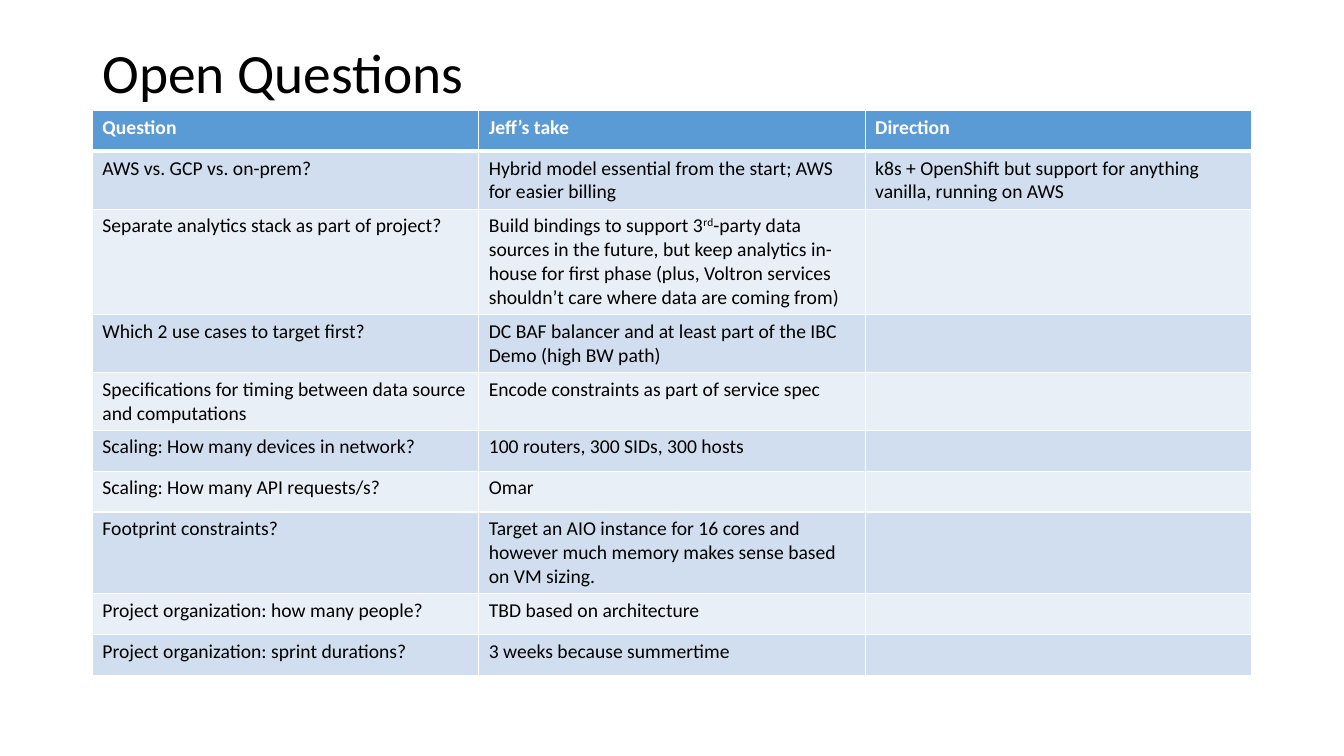
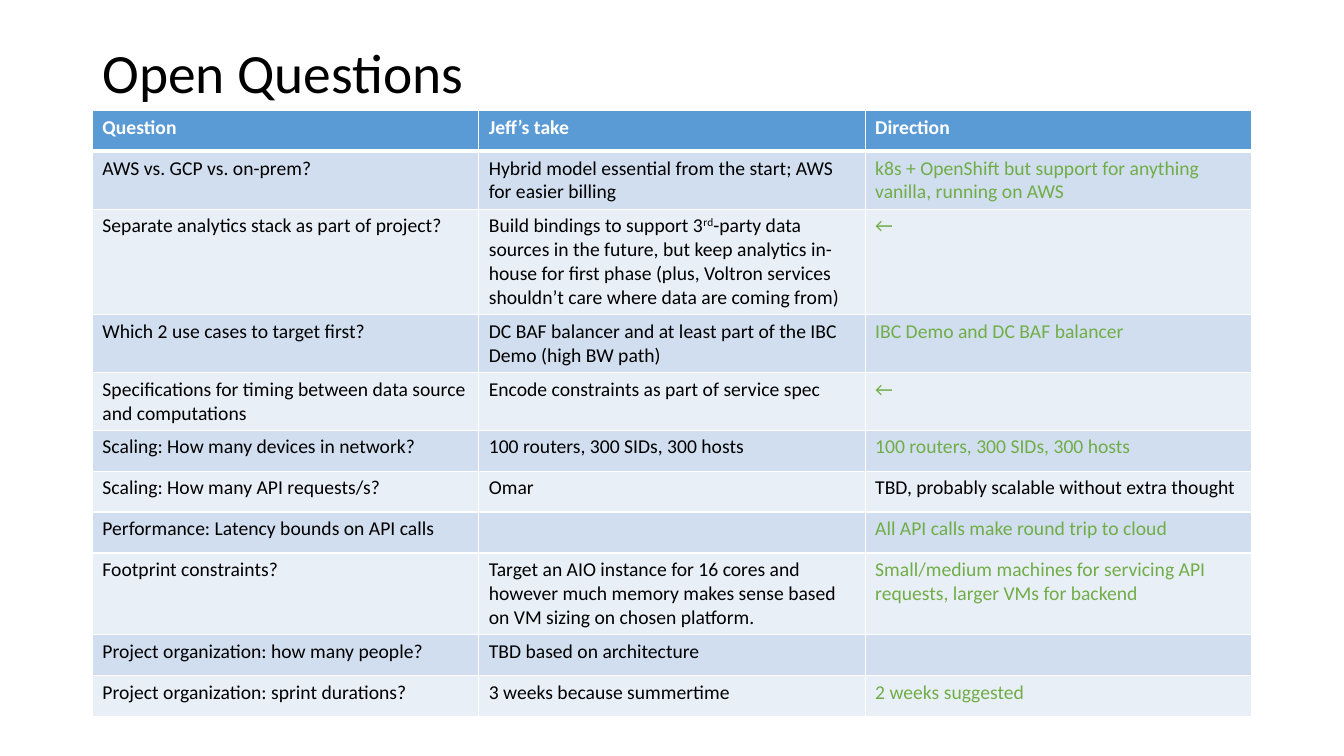
Before and after one commit to cisco-open/jalapeno, a slide deck: slide 3 of docs/planning-kickoff.pptx. Drawn at 1344x756 pixels with LibreOffice and Linux fonts; fonts in the diff are those of the drawing. Boxes give left, top, right and bottom in pixels: in the first picture for what was removed or moved away, otherwise in the second. Text is boxed around its words. In the diff, an @@ line names an element or a change of style, - is before the commit and + after.

Commit message:
With answers to open questions

```diff
--- a/docs/planning-kickoff.pptx
+++ b/docs/planning-kickoff.pptx
@@ table at <box>93,111,1251,713</box> @@
-row 3: Separate analytics stack as part of project? | Build bindings to support 3rd-party data sources in the future, but keep analytics in-house for first phase (plus, Voltron services shouldn’t care where data are coming from) | 
-row 4: Which 2 use cases to target first? | DC BAF balancer and at least part of the IBC Demo (high BW path) | 
-row 5: Specifications for timing between data source and computations | Encode constraints as part of service spec | 
-row 6: Scaling: How many devices in network? | 100 routers, 300 SIDs, 300 hosts | 
-row 7: Scaling: How many API requests/s? | Omar | 
-row 8: Footprint constraints? | Target an AIO instance for 16 cores and however much memory makes sense based on VM sizing. | 
+row 3: Separate analytics stack as part of project? | Build bindings to support 3rd-party data sources in the future, but keep analytics in-house for first phase (plus, Voltron services shouldn’t care where data are coming from) | ←
+row 4: Which 2 use cases to target first? | DC BAF balancer and at least part of the IBC Demo (high BW path) | IBC Demo and DC BAF balancer
+row 5: Specifications for timing between data source and computations | Encode constraints as part of service spec | ←
+row 6: Scaling: How many devices in network? | 100 routers, 300 SIDs, 300 hosts | 100 routers, 300 SIDs, 300 hosts
+row 7: Scaling: How many API requests/s? | Omar | TBD, probably scalable without extra thought
+row 8: Performance: Latency bounds on API calls |  | All API calls make round trip to cloud
+row 9: Footprint constraints? | Target an AIO instance for 16 cores and however much memory makes sense based on VM sizing on chosen platform. | Small/medium machines for servicing API requests, larger VMs for backend
-row 11, column 3: 
+row 11, column 3: 2 weeks suggested
```
Also in this commit, not shown: 2 other slides changed.
